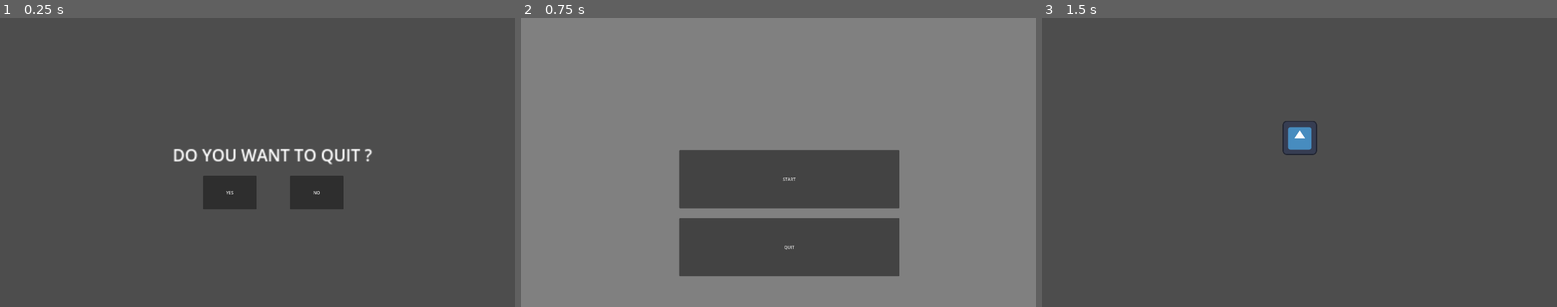
Above: before the commit, frames 1-3 (left to right).
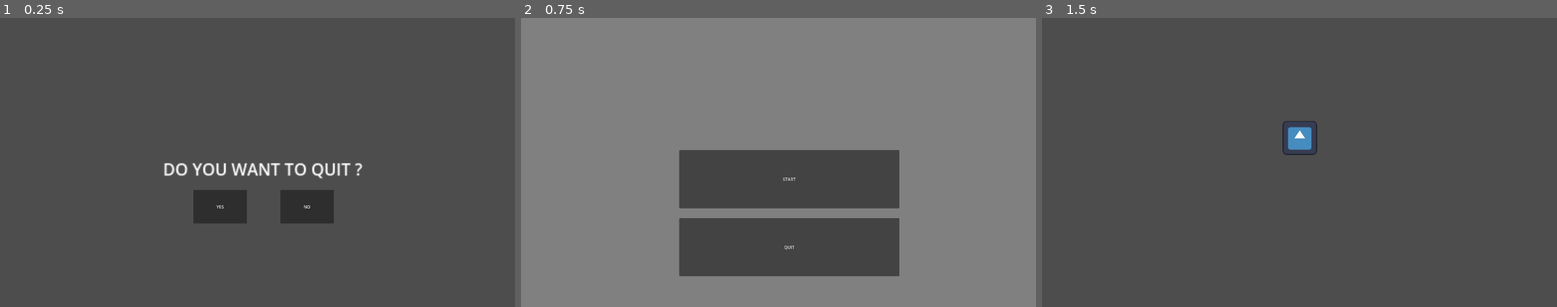
Above: after the commit, the same moments.

Repository: CrazyKamel/bbqJam
Game: Godot game, scene res://src/ConfirmQuit/confirmQuit.tscn
Same seed, same stepped clock (60 frames per second), same inputs: the game is played once before the commit and once after it. This scene is started directly instead of the project's main scene. The engine's default icon, where the game draws it, is replaced by a stand-in: a white triangle on a blue panel in a dark square.
Inputs:
- Up to frame 1 (0.25 s): no input
- Up to frame 2 (0.75 s): click "YES" at 0.5 s
- Up to frame 3 (1.5 s): click "START" at 1.25 s

The runs differ from the first frame. In frame 1, 4.3% of the frame differs, in the area x 31-73%, y 45-72%; in frame 2, nothing differs; in frame 3, nothing differs.

Commit message:
fix confirmQuit position

Diff:
--- a/src/ConfirmQuit/confirmQuit.tscn
+++ b/src/ConfirmQuit/confirmQuit.tscn
@@ -4,35 +4,36 @@
 
 [node name="ConfirmQuit" type="Control"]
 layout_mode = 3
-anchor_right = 1.0
-anchor_bottom = 1.0
-offset_right = -1920.0
-offset_bottom = -1080.0
+anchors_preset = 0
+offset_left = 967.0
+offset_top = 625.0
+offset_right = 967.0
+offset_bottom = 625.0
 script = ExtResource("1_mw81b")
 
 [node name="YesButton" type="Button" parent="."]
 layout_mode = 0
-offset_left = 757.0
-offset_top = 590.0
-offset_right = 957.0
-offset_bottom = 715.0
+offset_left = -246.0
+offset_top = 18.0
+offset_right = -46.0
+offset_bottom = 143.0
 text = "YES"
 
 [node name="NoButton" type="Button" parent="."]
 layout_mode = 0
-offset_left = 1081.0
-offset_top = 590.0
-offset_right = 1281.0
-offset_bottom = 715.0
+offset_left = 78.0
+offset_top = 18.0
+offset_right = 278.0
+offset_bottom = 143.0
 text = "NO
 "
 
 [node name="Label" type="Label" parent="."]
 layout_mode = 0
-offset_left = 644.0
-offset_top = 467.0
-offset_right = 842.0
-offset_bottom = 494.0
+offset_left = -359.0
+offset_top = -105.0
+offset_right = -161.0
+offset_bottom = -78.0
 scale = Vector2(3.835, 3.835)
 text = "DO YOU WANT TO QUIT ?"
 
